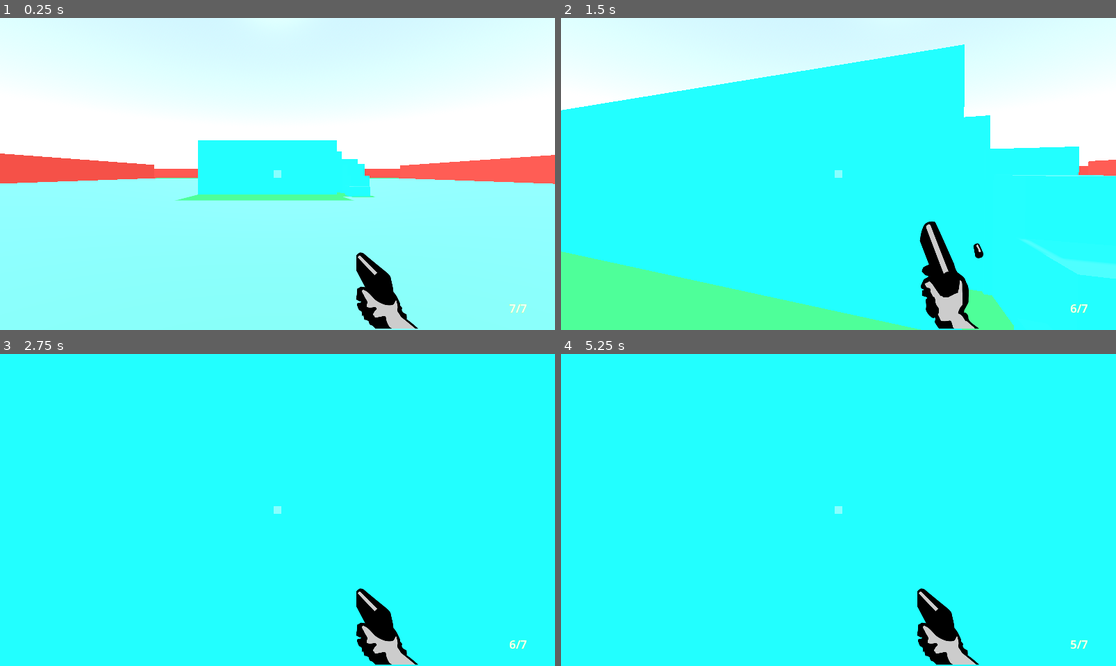
Above: before the commit, frames 1-4 (two rows, left to right).
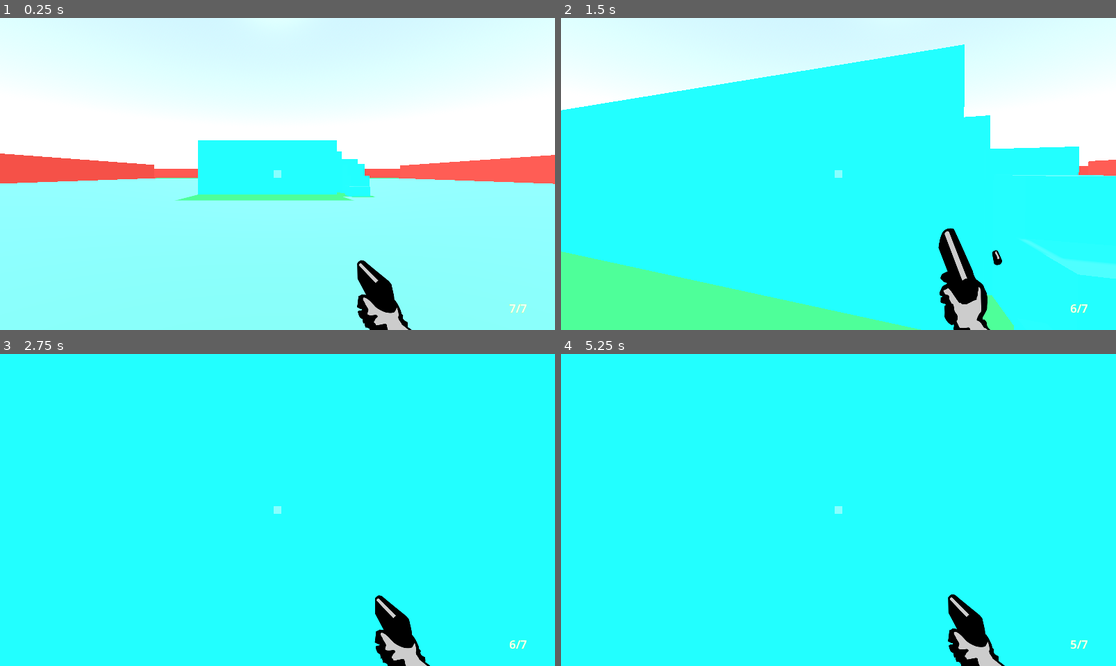
Above: after the commit, the same moments.

Repository: npham49/pixel-boomershooter
Game: Godot game, scene res://scenes/world.tscn
Two runs of this game, one before a commit and one after it. Both use one fixed random seed, a clock stepped at 60 frames per second and the inputs below.
Inputs (mouse positions are in pixels of both pictures, inside the frame that each line leads up to):
- Up to frame 1 (0.25 s): no input
- Up to frame 2 (1.5 s): tap Enter at 0.5 s; move the mouse to (866, 174) at 0.52 s; hold Shift (sprint) 0.53-1.28 s; hold W (move_forwards) from 0.53 s (still down); tap Space (jump) at 0.77 s; move the mouse to (810, 174) at 1.27 s; click (810, 174) at 1.35 s
- Up to frame 3 (2.75 s): keep holding W (move_forwards); tap Space (jump) at 1.52 s; tap Shift (sprint) at 1.55 s; move the mouse to (288, 503) at 2.02 s; hold Shift (sprint) from 2.03 s (still down)
- Up to frame 4 (5.25 s): keep holding W (move_forwards); move the mouse to (832, 516) at 2.77 s; release Shift (sprint) at 2.78 s; tap Shift (sprint) at 2.85, 4.35 s; tap Space (jump) at 3.02, 3.77, 4.52 s; move the mouse to (877, 513) at 3.52 s; hold Shift (sprint) 3.53-4.28 s; click (877, 513) at 3.6 s; move the mouse to (794, 506) at 4.27 s; move the mouse to (844, 510) at 5.02 s; hold Shift (sprint) from 5.03 s (still down)

The runs differ from the first frame. In frame 1, 0.8% of the frame differs, in the area x 64-76%, y 75-100%; in frame 2, 2.5%, in the area x 64-80%, y 65-100%; in frame 3, 1.6%; in frame 4, 2.4%.

Commit message:
added gunsway on movement

Diff:
--- a/scenes/player.tscn
+++ b/scenes/player.tscn
@@ -9,6 +9,27 @@
 [sub_resource type="CapsuleShape3D" id="CapsuleShape3D_i22hc"]
 
 [sub_resource type="CapsuleMesh" id="CapsuleMesh_t05i4"]
+
+[sub_resource type="Animation" id="Animation_ydf2s"]
+resource_name = "gunsway"
+length = 2.0
+tracks/0/type = "value"
+tracks/0/imported = false
+tracks/0/enabled = true
+tracks/0/path = NodePath("GunBase/AnimatedSprite2D:position")
+tracks/0/interp = 1
+tracks/0/loop_wrap = true
+tracks/0/keys = {
+"times": PackedFloat32Array(0, 0.6, 1.4, 2),
+"transitions": PackedFloat32Array(1, 1, 1, 1),
+"update": 0,
+"values": [Vector2(249, -77), Vector2(294, -85), Vector2(315, -80), Vector2(249, -77)]
+}
+
+[sub_resource type="AnimationLibrary" id="AnimationLibrary_10t2h"]
+_data = {
+"gunsway": SubResource("Animation_ydf2s")
+}
 
 [sub_resource type="AtlasTexture" id="AtlasTexture_k2yyv"]
 atlas = ExtResource("1_0inov")
@@ -117,8 +138,14 @@
 grow_horizontal = 2
 grow_vertical = 0
 
+[node name="AnimationPlayer" type="AnimationPlayer" parent="CanvasLayer/GunBase"]
+root_node = NodePath("../..")
+libraries = {
+"": SubResource("AnimationLibrary_10t2h")
+}
+
 [node name="AnimatedSprite2D" type="AnimatedSprite2D" parent="CanvasLayer/GunBase"]
-position = Vector2(247, -93)
+position = Vector2(249, -77)
 scale = Vector2(0.507812, 0.507812)
 sprite_frames = SubResource("SpriteFrames_rurd2")
 animation = &"run"
--- a/scripts/player.gd
+++ b/scripts/player.gd
@@ -1,6 +1,7 @@
 extends CharacterBody3D
 
 @onready var animated_sprite_2d = $CanvasLayer/GunBase/AnimatedSprite2D
+@onready var animation_player = $CanvasLayer/GunBase/AnimationPlayer
 @onready var ray_cast_3d = $RayCast3D
 @onready var shoot_sound = $ShootSound
 @onready var out_of_ammo_sound = $OutOfAmmoSound
@@ -66,14 +67,17 @@
 		velocity.y = JUMP_VELOCITY
 
 	if Input.is_action_pressed("sprint"):
+		animation_player.speed_scale = 2
 		speed = SPRINT_SPEED
 	else:
+		animation_player.speed_scale = 1
 		speed = WALK_SPEED
 
 	var input_dir = Input.get_vector("move_left", "move_right", "move_forwards", "move_backwards")
 	var direction = (head.transform.basis * Vector3(input_dir.x, 0, input_dir.y)).normalized()
 	if is_on_floor():
 		if direction:
+			animation_player.play("gunsway")
 			velocity.x = direction.x * speed
 			velocity.z = direction.z * speed
 		else:
Not shown: 1 places in scenes/player.tscn that only renumber resources
